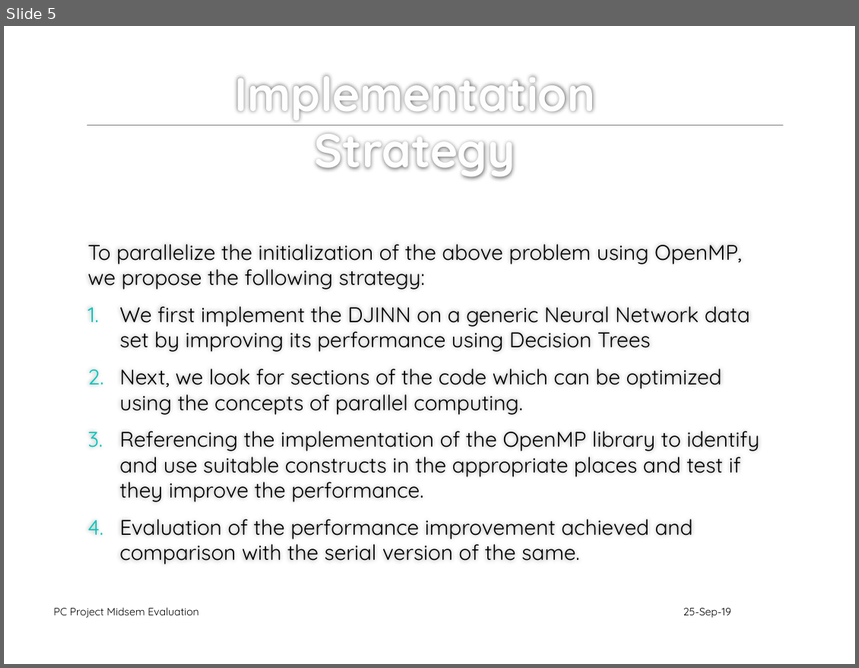
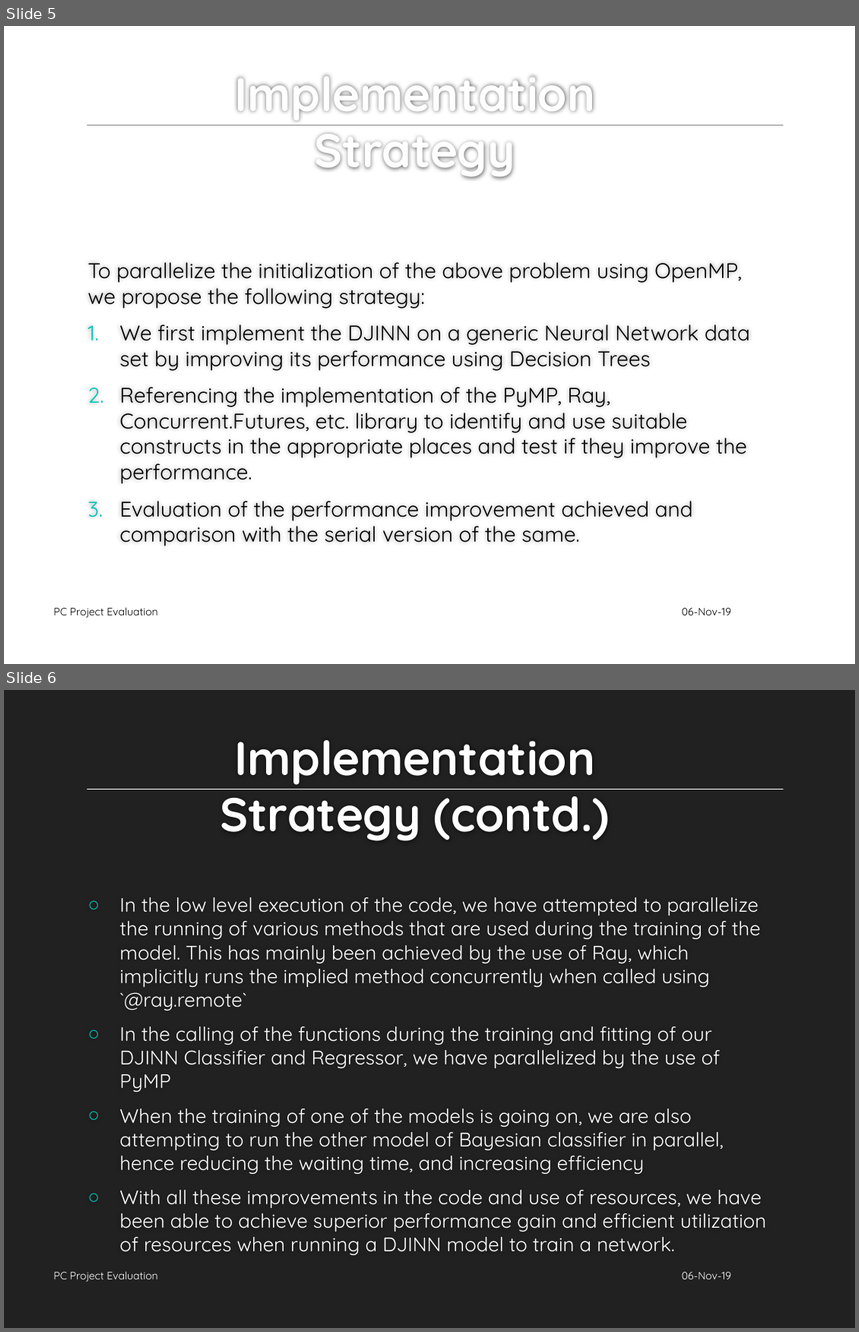
Before and after one commit to adityakaria/5-Sem, a slide deck: pc/Mini Project PPT Template.pptx. Shown one above the other, each under a label of ours: slide 5 before the commit, slides 5 and 6 after it. The pictures are 859x668 and 859x1332 pixels, drawn with LibreOffice and Linux fonts; fonts in the diff are those of the drawing; background and template pictures are left out. Boxes give left, top, right and bottom in pixels: in the first picture for what was removed or moved away, otherwise in the second. Text is boxed around its words. In the diff, an @@ line names an element or a change of style, - is before the commit and + after.

Commit message:
PC project presentation updated

```diff
--- a/pc/Mini Project PPT Template.pptx
+++ b/pc/Mini Project PPT Template.pptx
@@ slide 6 added at (4, 690, 855, 1328), background #212121 @@
@@ title added at (220, 740, 610, 841), 40 pt, text #FEFEFE, bold @@
+Implementation Strategy (contd.)
@@ line added from (88, 790) to (783, 790), #FFFFFF 0.5 pt @@
@@ text added at (120, 897, 766, 1255), 16.6 pt, text #FFFFFF @@
+○ In the low level execution of the code, we have attempted to parallelize the running of various methods that are used during the training of the model. This has mainly been achieved by the use of Ray, which implicitly runs the implied method concurrently when called using `@ray.remote`
+○ In the calling of the functions during the training and fitting of our DJINN Classifier and Regressor, we have parallelized by the use of PyMP
+○ When the training of one of the models is going on, we are also attempting to run the other model of Bayesian classifier in parallel, hence reducing the waiting time, and increasing efficiency
+○ With all these improvements in the code and use of resources, we have been able to achieve superior performance gain and efficient utilization of resources when running a DJINN model to train a network.
@@ text added at (53, 1271, 158, 1282), 9 pt, text #FFFFFF @@
+PC Project Evaluation
@@ text added at (682, 1272, 731, 1280), 9 pt, text #FFFFFF @@
+06-Nov-19
@@ slide 5 changed as well @@
@@ text at (120, 387, 747, 484): text changed @@
-2. Next, we look for sections of the code which can be optimized using the concepts of parallel computing.
-3. Referencing the implementation of the OpenMP library to identify and use suitable constructs in the appropriate places and test if they improve the performance.
+2. Referencing the implementation of the PyMP, Ray, Concurrent.Futures, etc. library to identify and use suitable constructs in the appropriate places and test if they improve the performance.
@@ text at (53, 607, 158, 618): text changed @@
-PC Project Midsem Evaluation
+PC Project Evaluation
@@ text at (682, 608, 731, 616): text changed @@
-25-Sep-19
+06-Nov-19
```
Also in this commit, not shown: 6 other slides changed, 2 other slides added, 2 slides removed.
